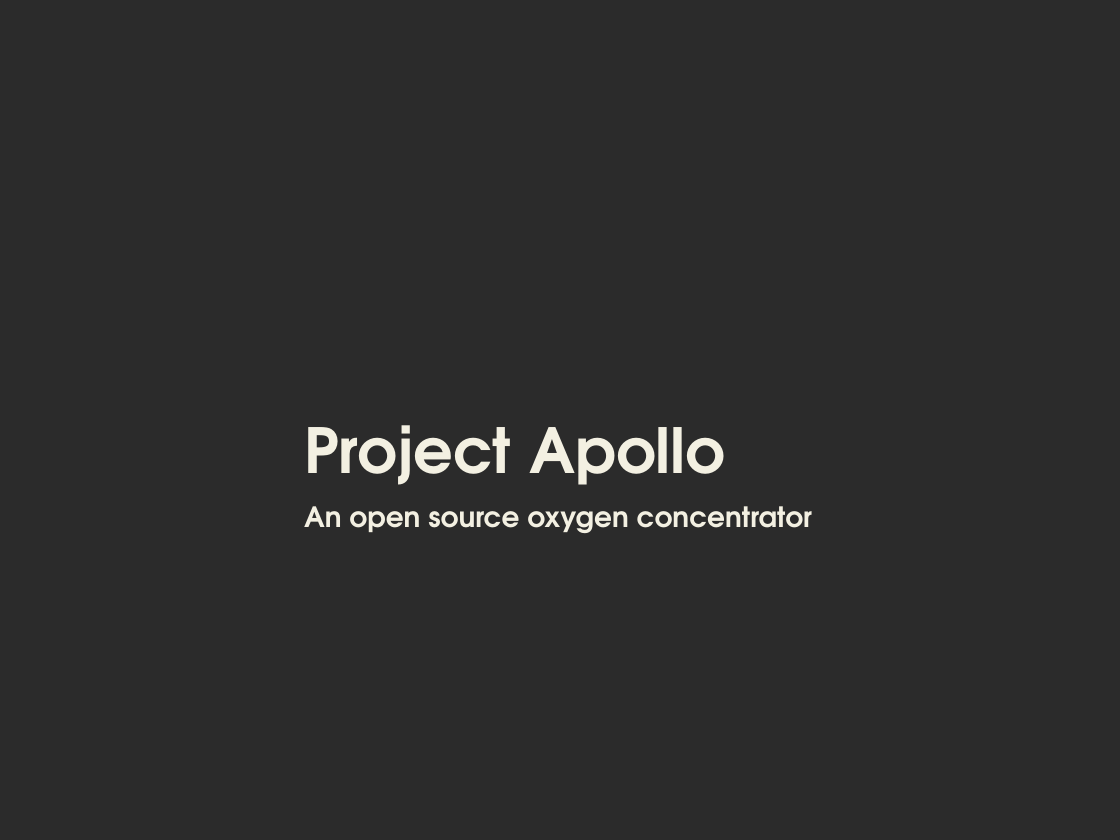
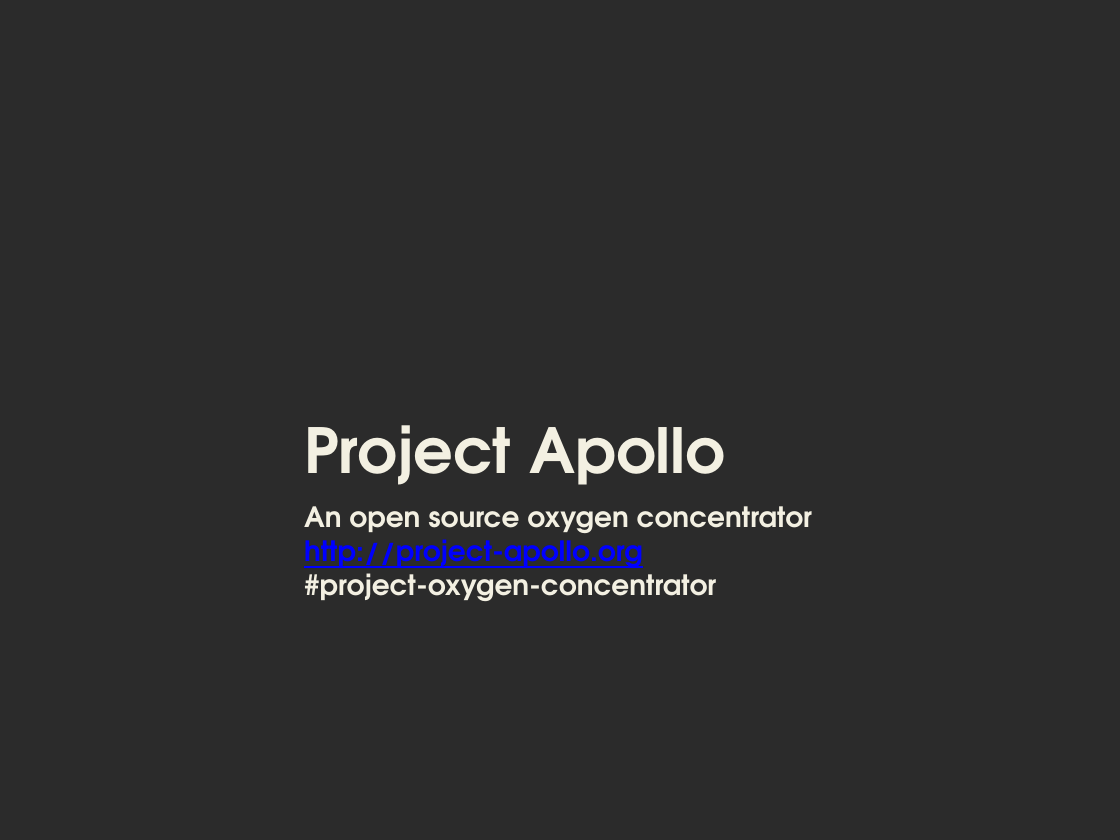
Before and after one commit to oxycon/ProjectApollo, a slide deck: slide 1 of docs/Project Apollo - v09.pptx. Drawn at 1120x840 pixels with LibreOffice and Linux fonts; fonts in the diff are those of the drawing; background and template pictures are left out; a plain dark background stands for a picture behind light text. Boxes give left, top, right and bottom in pixels: in the first picture for what was removed or moved away, otherwise in the second. Text is boxed around its words. In the diff, an @@ line names an element or a change of style, - is before the commit and + after.

Commit message:
v09 ppt updates

```diff
--- a/docs/Project Apollo - v09.pptx
+++ b/docs/Project Apollo - v09.pptx
@@ text at (304,530,716,601): paragraphs added @@
+http://project-apollo.org
+#project-oxygen-concentrator
```
Also in this commit, not shown: 3 other slides changed, 1 slide added.
